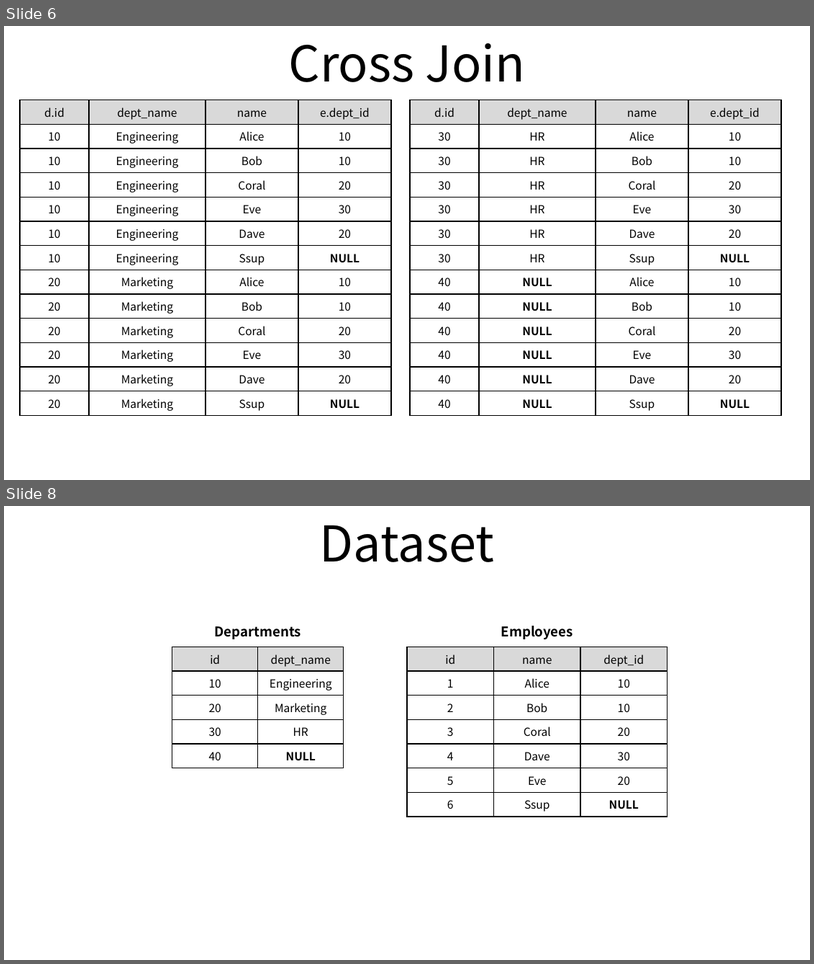
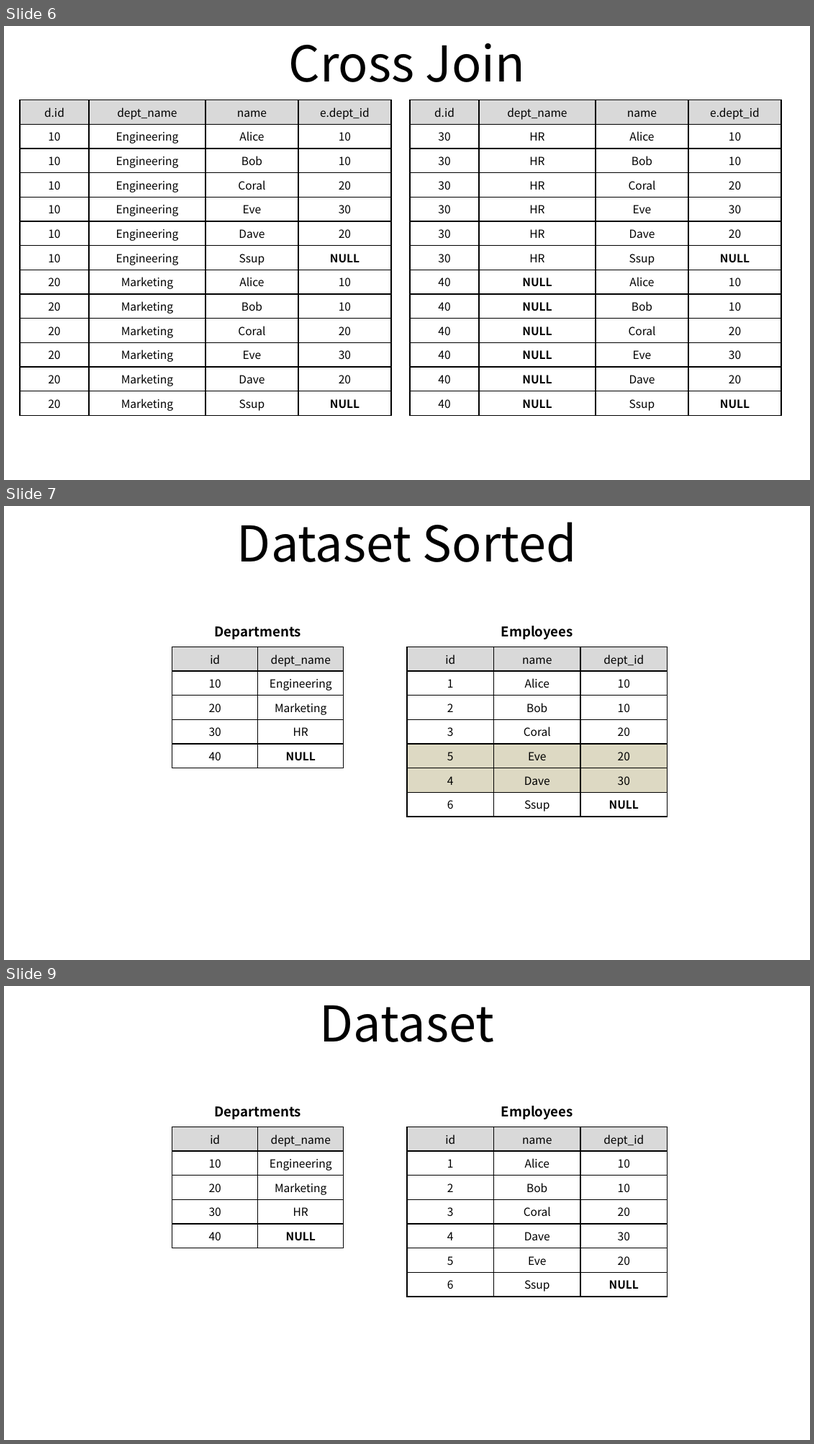
Before and after one commit to ssup2/blog-software, a slide deck: content/docs/theory-analysis/db-join/images/images.pptx. Shown one above the other, each under a label of ours: slides 6 and 8 before the commit, slides 6, 7 and 9 after it; the slides between them are not shown. The pictures are 814x964 and 814x1444 pixels, drawn with LibreOffice and Linux fonts; fonts in the diff are those of the drawing. Boxes give left, top, right and bottom in pixels: in the first picture for what was removed or moved away, otherwise in the second. Text is boxed around its words. In the diff, an @@ line names an element or a change of style, - is before the commit and + after.

```diff
--- a/content/docs/theory-analysis/db-join/images/images.pptx
+++ b/content/docs/theory-analysis/db-join/images/images.pptx
@@ slide 7 added at box(4, 506, 810, 960), background #FFFFFF @@
@@ title added at box(237, 522, 577, 562), 44 pt, text #000000 @@
+Dataset Sorted
@@ text added at box(214, 626, 301, 639), 12 pt, text #000000, bold @@
+Departments
@@ text added at box(502, 626, 574, 639), 12 pt, text #000000, bold @@
+Employees
@@ table added at box(172, 647, 344, 763), 5 rows, 2 columns @@
+id | dept_name
+10 | Engineering
+20 | Marketing
+30 | HR
+40 | NULL
@@ table added at box(407, 647, 669, 814), 7 rows, 3 columns @@
+id | name | dept_id
+1 | Alice | 10
+2 | Bob | 10
+3 | Coral | 20
+5 | Eve | 20
+4 | Dave | 30
+6 | Ssup | NULL
@@ what was slide 8 is now slide 9 @@
```
Also in this commit, not shown: 4 other files.
